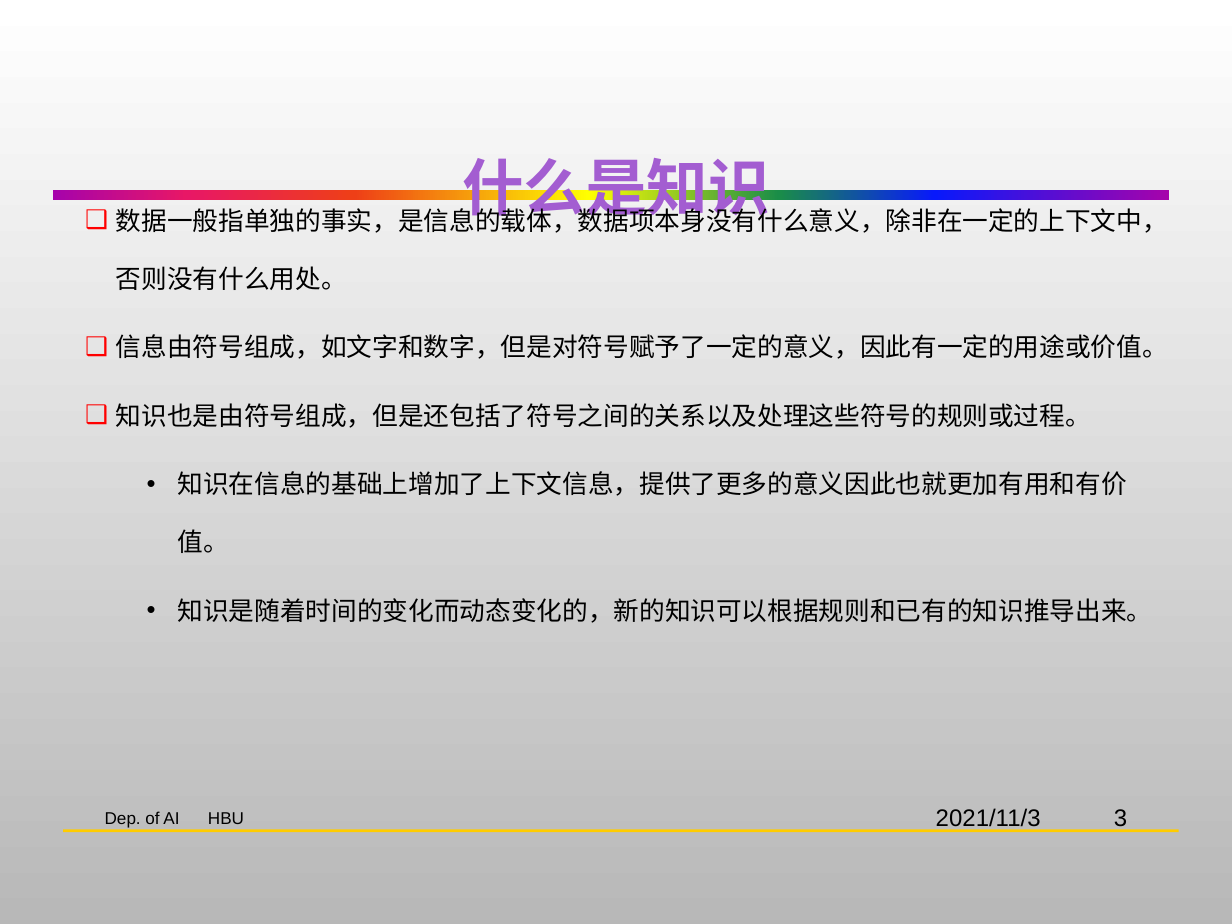
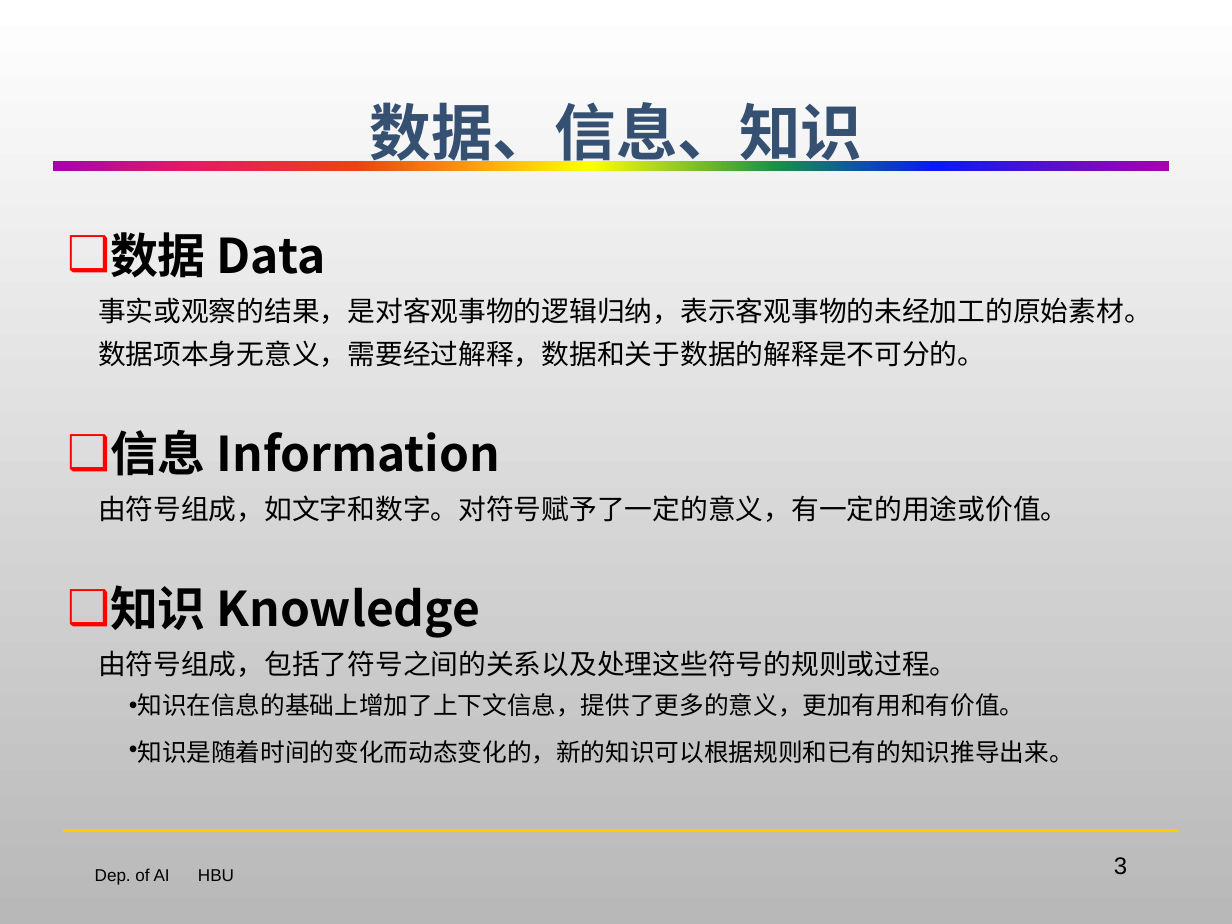
Before and after one commit to HBU/Artificial_Intelligence, a slide deck: slide 3 of AI-PPT-史忠植/AI02知识表示.pptx. Drawn at 1232x924 pixels with LibreOffice and Linux fonts; fonts in the diff are those of the drawing; background and template pictures are left out. Boxes give left, top, right and bottom in pixels: in the first picture for what was removed or moved away, otherwise in the second. Text is boxed around its words. In the diff, an @@ line names an element or a change of style, - is before the commit and + after.

```diff
--- a/AI-PPT-史忠植/AI02知识表示.pptx
+++ b/AI-PPT-史忠植/AI02知识表示.pptx
@@ title at (370,102,863,171): text changed; text colour #A35DD1 to #355071 @@
-什么是知识
+数据、信息、知识
@@ rectangle: place and size @@
-rectangle at (53,191,1169,201)
+rectangle at (53,161,1169,171)
@@ text "数据 Data": place and size @@
-text "数据 Data" at (116,203,1168,623)
+text "数据 Data" at (98,232,1152,764)
@@ text at (98,232,1152,717): text changed; size 15 to 16.2 pt @@
-❑ 数据一般指单独的事实，是信息的载体，数据项本身没有什么意义，除非在一定的上下文中，否则没有什么用处。
-❑ 信息由符号组成，如文字和数字，但是对符号赋予了一定的意义，因此有一定的用途或价值。
-❑ 知识也是由符号组成，但是还包括了符号之间的关系以及处理这些符号的规则或过程。
-  • 知识在信息的基础上增加了上下文信息，提供了更多的意义因此也就更加有用和有价值。
+❑ 数据 Data
+  事实或观察的结果，是对客观事物的逻辑归纳，表示客观事物的未经加工的原始素材。
+  数据项本身无意义，需要经过解释，数据和关于数据的解释是不可分的。
+❑ 信息 Information
+  由符号组成，如文字和数字。对符号赋予了一定的意义，有一定的用途或价值。
+❑ 知识 Knowledge
+  由符号组成，包括了符号之间的关系以及处理这些符号的规则或过程。
+  • 知识在信息的基础上增加了上下文信息，提供了更多的意义，更加有用和有价值。
@@ text at (137,740,1073,764): size 15 to 14.4 pt in "知识是随着时间的变化而动态变化的，新的知识可以根据规则和已有的知识推导出来。"; indent changed; line spacing 34pt to 1 @@
@@ text removed at (936,808,1041,832) @@
-2021/11/3
@@ text "Dep. of AI HBU": place and size @@
-text "Dep. of AI HBU" at (105,811,244,828)
+text "Dep. of AI HBU" at (95,868,234,885)
@@ page number rewrapped from (1114,809,1127,832) to (1114,857,1127,875) @@
```
Also in this commit, not shown: 73 other slides changed, 1 slide added.
